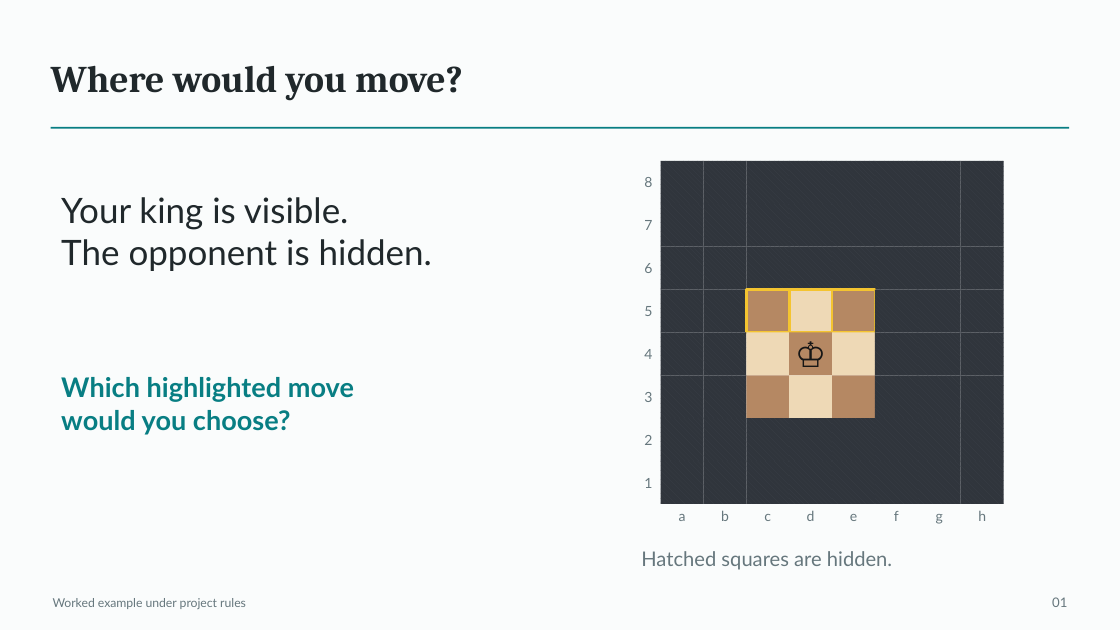
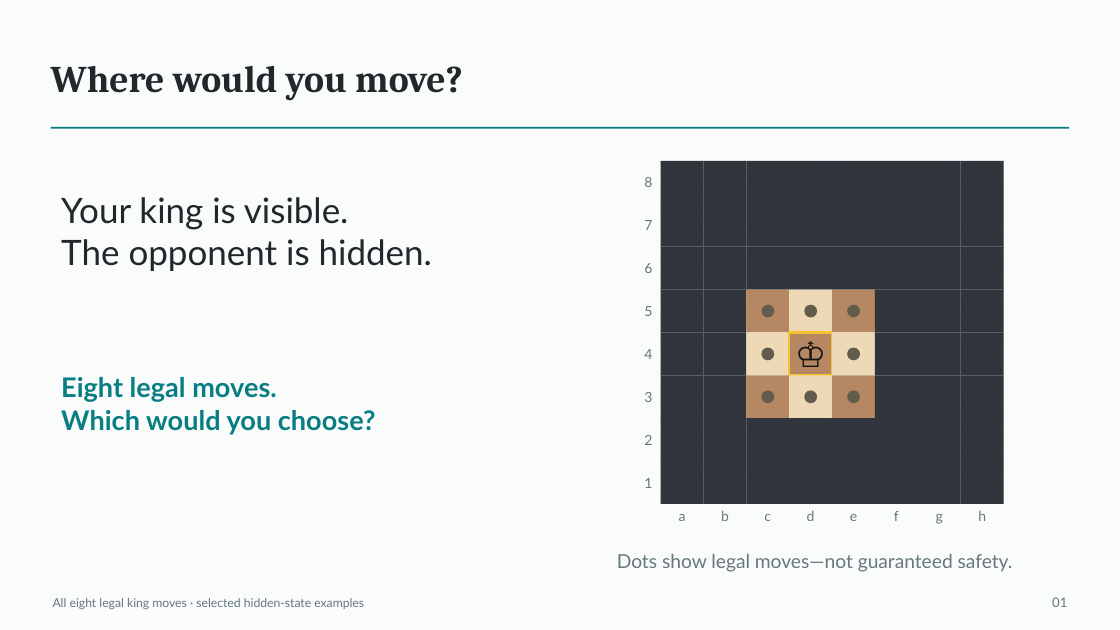
Before and after one commit to Mr-Teal/CS5446_project, a slide deck: slide 1 of docs/drafts/presentation-draft.pptx. Drawn at 1120x630 pixels with LibreOffice and Linux fonts; fonts in the diff are those of the drawing. Boxes give left, top, right and bottom in pixels: in the first picture for what was removed or moved away, otherwise in the second. Text is boxed around its words. In the diff, an @@ line names an element or a change of style, - is before the commit and + after.

```diff
--- a/docs/drafts/presentation-draft.pptx
+++ b/docs/drafts/presentation-draft.pptx
@@ rectangle at [747, 290, 790, 333]: outline #F4C430 2.25 pt to none @@
@@ rectangle at [790, 290, 833, 333]: outline #F4C430 2.25 pt to none @@
@@ rectangle: place and size @@
-rectangle at [790, 333, 833, 376]
+rectangle at [833, 290, 875, 333]
@@ ellipse added at [761, 305, 774, 318], fill #625C4C @@
@@ ellipse added at [804, 305, 817, 318], fill #625C4C @@
@@ ellipse added at [847, 305, 860, 318], fill #625C4C @@
@@ ellipse added at [761, 348, 774, 360], fill #625C4C @@
@@ rectangle: place and size @@
-rectangle at [833, 290, 875, 333]
+rectangle at [790, 333, 833, 376]
@@ rectangle at [790, 333, 833, 376]: outline #F4C430 2.25 pt to #F4C430 1.88 pt @@
@@ ellipse added at [847, 348, 860, 360], fill #625C4C @@
@@ text at [61, 377, 376, 434]: text changed @@
-Which highlighted move
-would you choose?
+Eight legal moves.
+Which would you choose?
@@ ellipse added at [761, 391, 774, 403], fill #625C4C @@
@@ ellipse added at [804, 391, 817, 403], fill #625C4C @@
@@ ellipse added at [847, 391, 860, 403], fill #625C4C @@
@@ text added at [617, 554, 1013, 572], 16.5 pt, text #66777D @@
+Dots show legal moves—not guaranteed safety.
@@ text removed at [641, 551, 892, 570] @@
-Hatched squares are hidden.
@@ text at [53, 598, 364, 609]: text changed @@
-Worked example under project rules
+All eight legal king moves · selected hidden-state examples
```
Also in this commit, not shown: 24 other slides changed, 1 slide added, 5 other files.
